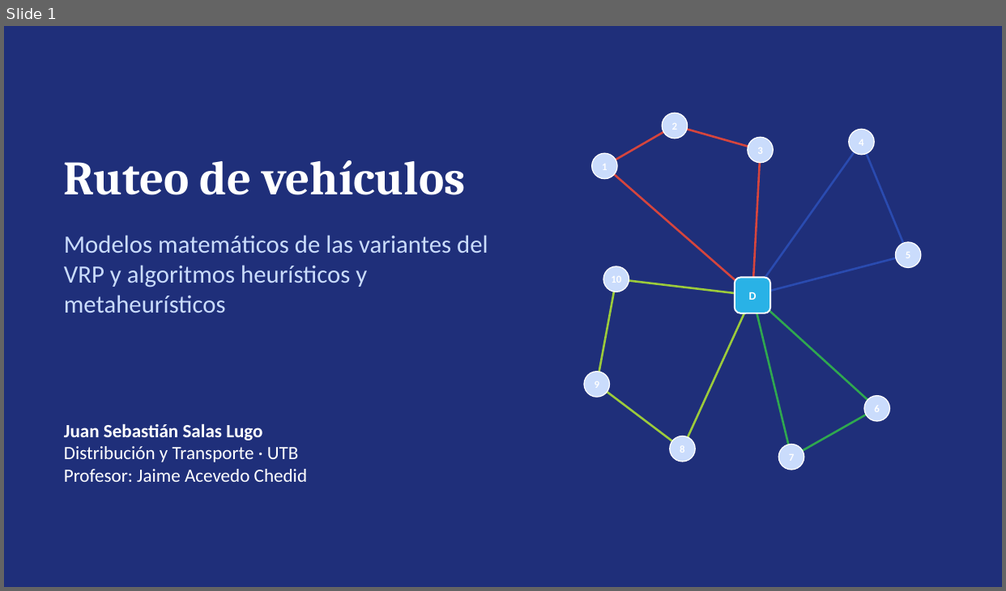
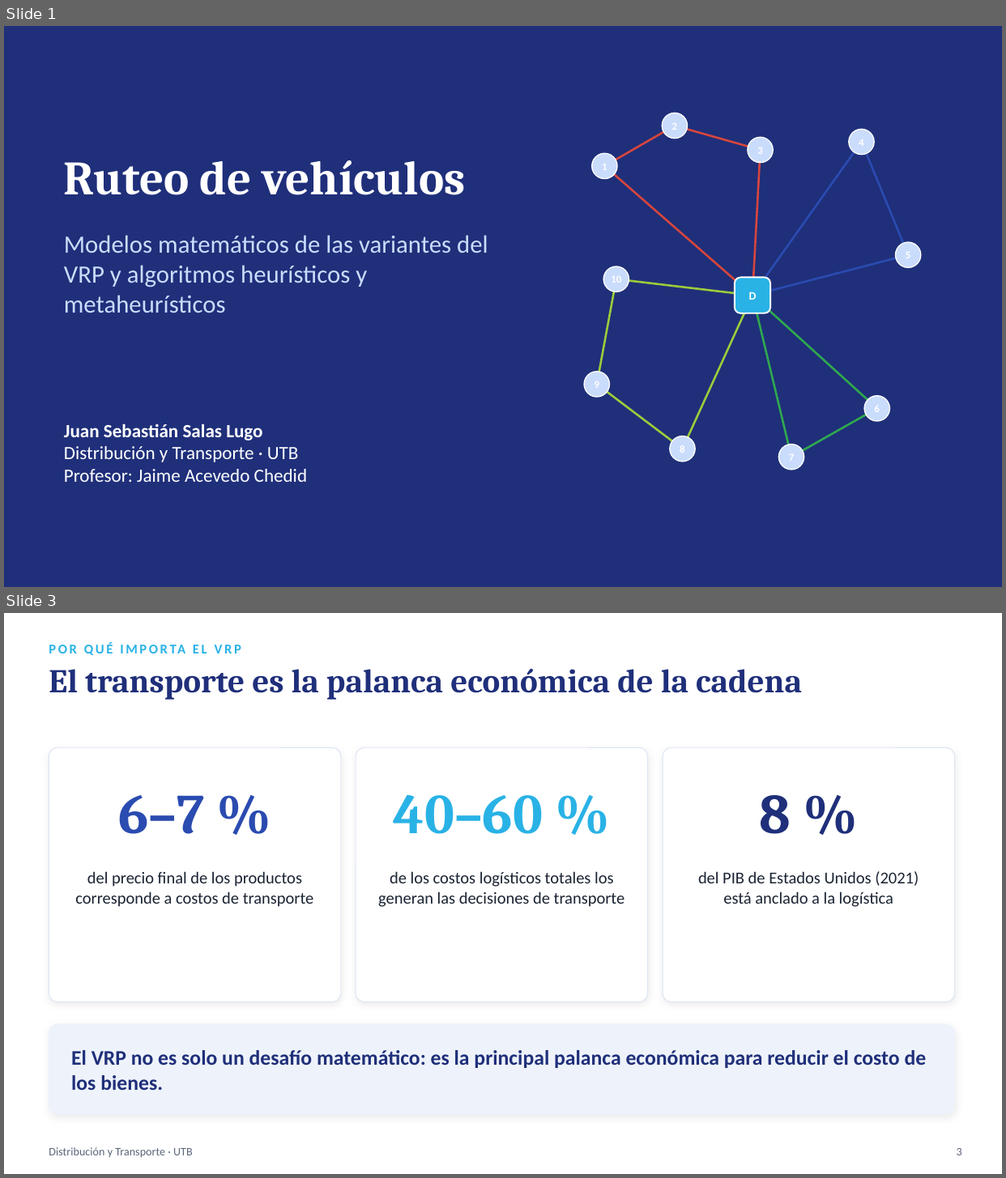
Before and after one commit to sebastianslg/grafosapp, a slide deck: Exposicion_Ruteo_de_Vehiculos.pptx. Shown one above the other, each under a label of ours: slide 1 before the commit, slides 1 and 3 after it; the slides between them are not shown. The pictures are 1006x591 and 1006x1178 pixels, drawn with LibreOffice and Linux fonts; fonts in the diff are those of the drawing. Boxes give left, top, right and bottom in pixels: in the first picture for what was removed or moved away, otherwise in the second. Text is boxed around its words. In the diff, an @@ line names an element or a change of style, - is before the commit and + after.

```diff
--- a/Exposicion_Ruteo_de_Vehiculos.pptx
+++ b/Exposicion_Ruteo_de_Vehiculos.pptx
@@ slide 3 added at <box>4,613,1002,1174</box>, background #FFFFFF @@
@@ text added at <box>49,637,722,659</box>, 13 pt, text #29B2E6, bold @@
+POR QUÉ IMPORTA EL VRP
@@ text added at <box>49,669,802,700</box>, 32 pt, text #1F2F7A, bold @@
+El transporte es la palanca económica de la cadena
@@ rounded rectangle added at <box>49,747,341,1003</box>, fill #FFFFFF, outline #DCE4F2 0.75 pt @@
@@ rounded rectangle added at <box>356,747,648,1003</box>, fill #FFFFFF, outline #DCE4F2 0.75 pt @@
@@ rounded rectangle added at <box>663,747,955,1003</box>, fill #FFFFFF, outline #DCE4F2 0.75 pt @@
@@ text added at <box>118,795,204,834</box>, 54 pt, text #2A4BB0, bold @@
+6–7 %
@@ text added at <box>394,795,543,834</box>, 54 pt, text #29B2E6, bold @@
+40–60 %
@@ text added at <box>760,795,791,834</box>, 54 pt, text #1F2F7A, bold @@
+8 %
@@ text added at <box>75,871,314,907</box>, 16 pt, text #1B2433 @@
+del precio final de los productos corresponde a costos de transporte
@@ text added at <box>378,871,625,907</box>, 16 pt, text #1B2433 @@
+de los costos logísticos totales los generan las decisiones de transporte
@@ text added at <box>698,871,918,907</box>, 16 pt, text #1B2433 @@
+del PIB de Estados Unidos (2021) está anclado a la logística
@@ rounded rectangle added at <box>49,1024,955,1114</box>, fill #EEF3FB, outline #EEF3FB 0.75 pt @@
@@ text added at <box>71,1050,927,1090</box>, 20 pt, text #1F2F7A, bold @@
+El VRP no es solo un desafío matemático: es la principal palanca económica para reducir el costo de los bienes.
@@ text added at <box>49,1148,193,1158</box>, 11 pt, text #5B667A @@
+Distribución y Transporte · UTB
@@ text added at <box>957,1148,962,1156</box>, 11 pt, text #5B667A @@
+3
```
Also in this commit, not shown: 13 slides changed, 19 other slides added, 1 other file.
